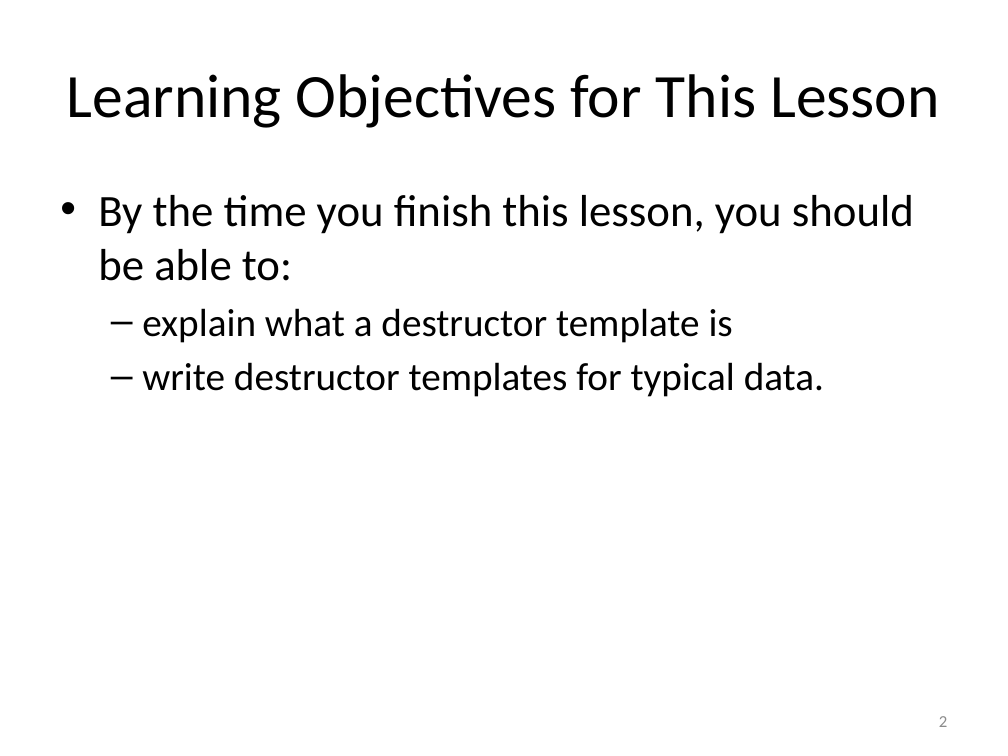
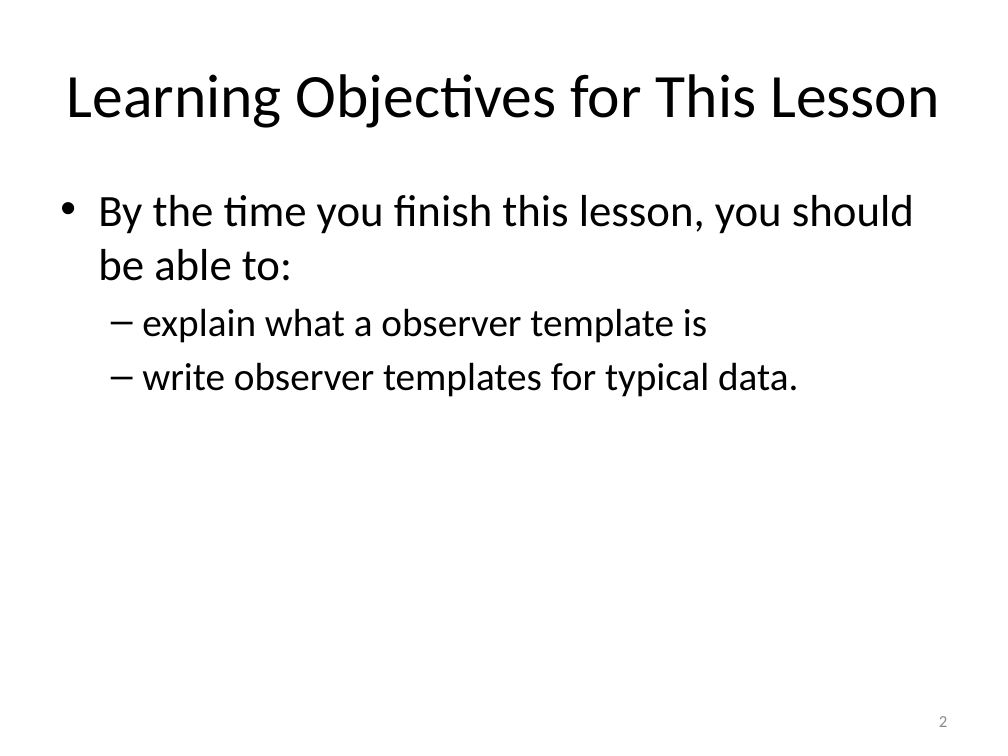
Before and after one commit to mwand/cs5010f16, a slide deck: slide 2 of Slides/Lesson 1.4 Templates.pptx. Drawn at 1008x756 pixels with LibreOffice and Linux fonts; fonts in the diff are those of the drawing. Boxes give left, top, right and bottom in pixels: in the first picture for what was removed or moved away, otherwise in the second. Text is boxed around its words. In the diff, an @@ line names an element or a change of style, - is before the commit and + after.

```diff
--- a/Slides/Lesson 1.4 Templates.pptx
+++ b/Slides/Lesson 1.4 Templates.pptx
@@ text at [142, 308, 798, 397]: text changed @@
-  – explain what a destructor template is
-  – write destructor templates for typical data.
+  – explain what a observer template is
+  – write observer templates for typical data.
```
Also in this commit, not shown: 5 other slides changed, 44 other files.
